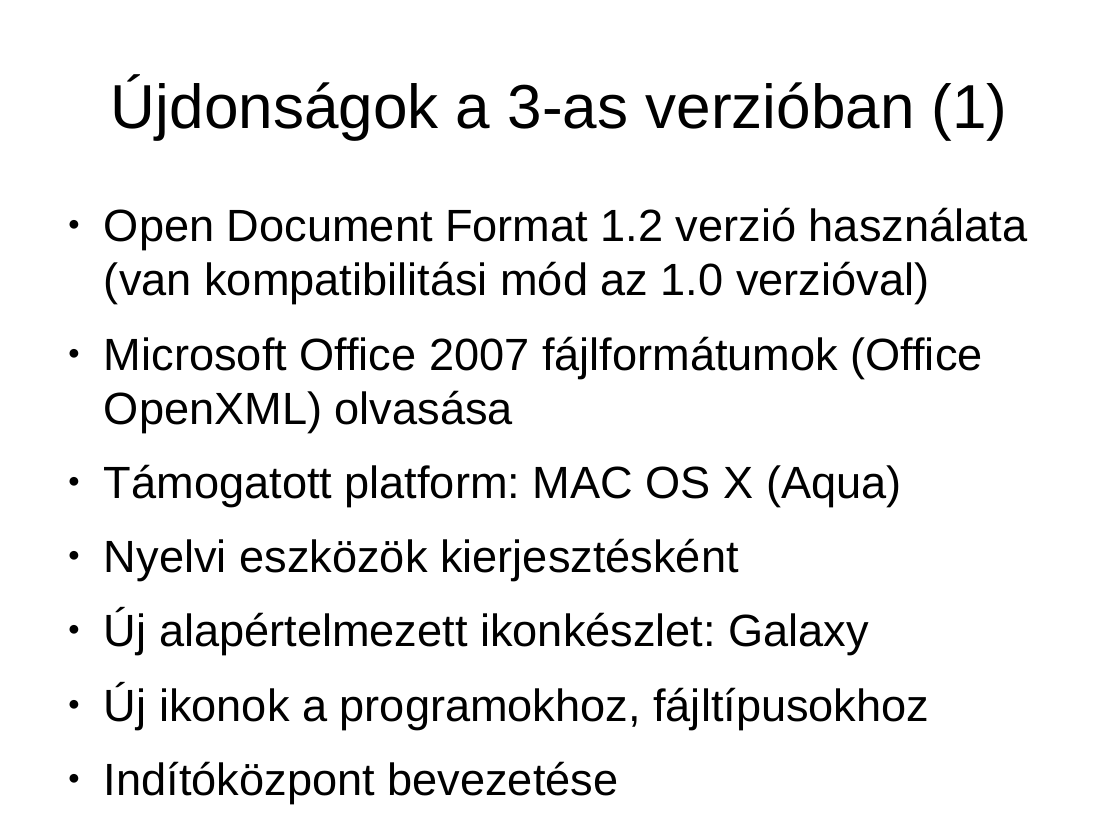
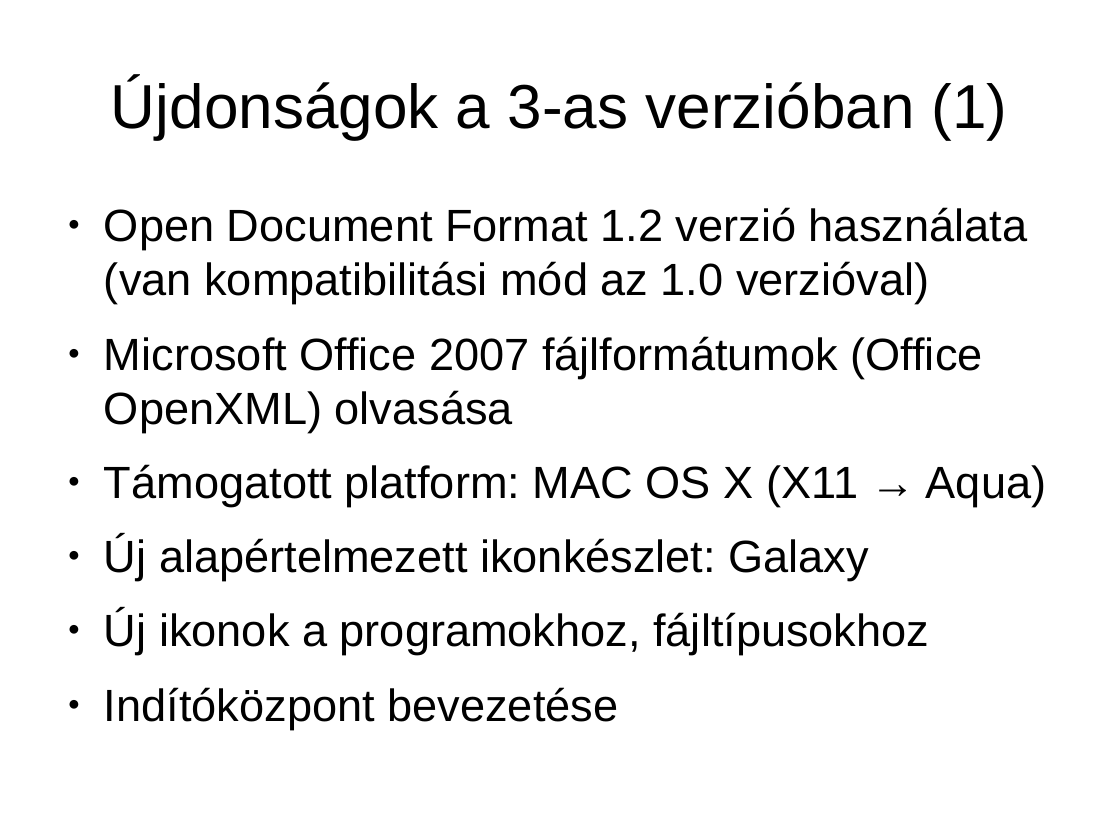
Before and after one commit to KAMI911/oxygenoffice, a slide deck: slide 7 of documents/marketing/hu/OpenOffice.org3_ujdonsagai.odp. Drawn at 1120x840 pixels with LibreOffice and Linux fonts; fonts in the diff are those of the drawing. Boxes give left, top, right and bottom in pixels: in the first picture for what was removed or moved away, otherwise in the second. Text is boxed around its words. In the diff, an @@ line names an element or a change of style, - is before the commit and + after.

```diff
--- a/documents/marketing/hu/OpenOffice.org3_ujdonsagai.odp
+++ b/documents/marketing/hu/OpenOffice.org3_ujdonsagai.odp
@@ text at (x1=104, y1=464, x2=1046, y2=507): text changed @@
-● Támogatott platform: MAC OS X (Aqua)
-● Nyelvi eszközök kierjesztésként
+● Támogatott platform: MAC OS X (X11 → Aqua)
```
Also in this commit, not shown: 7 other slides changed, 2 slides added.
